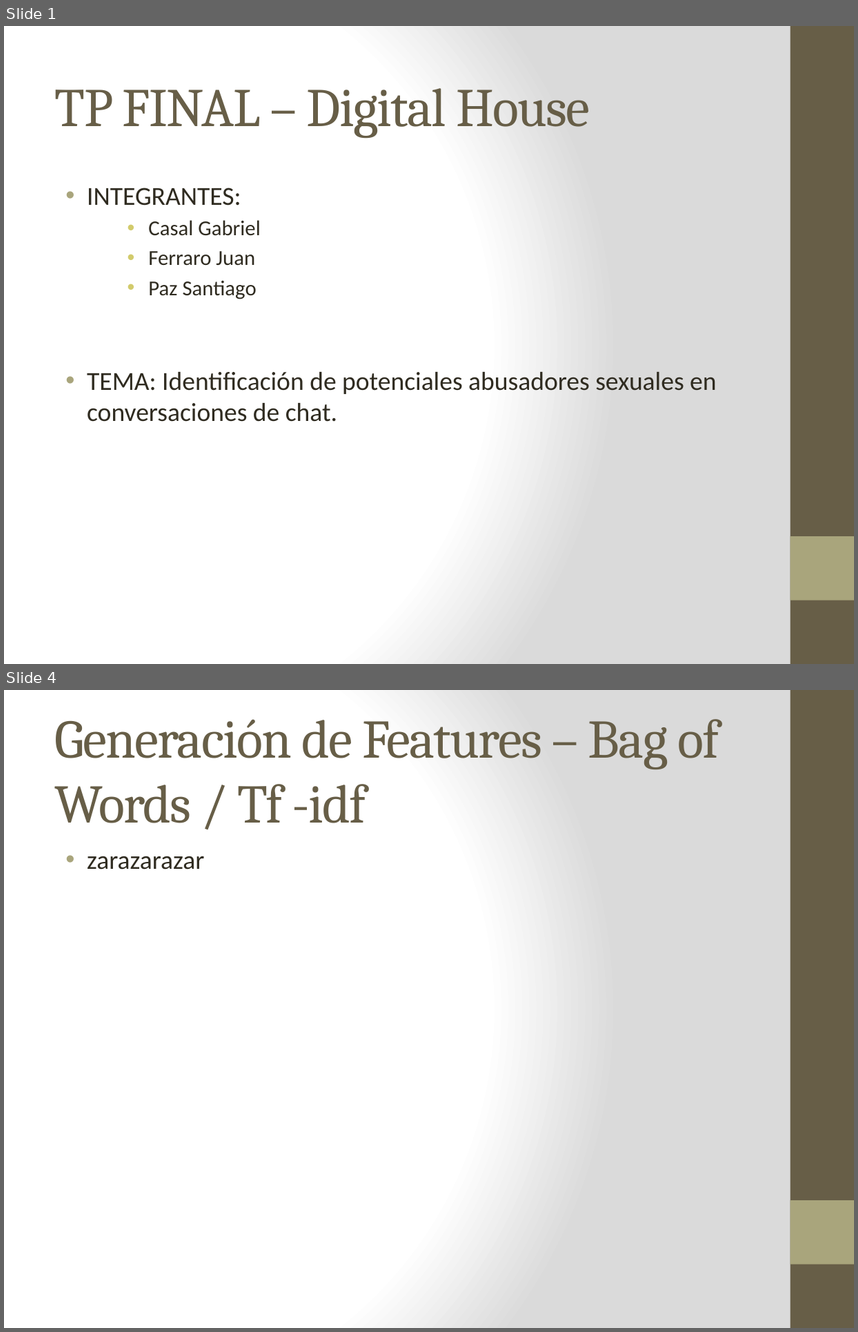
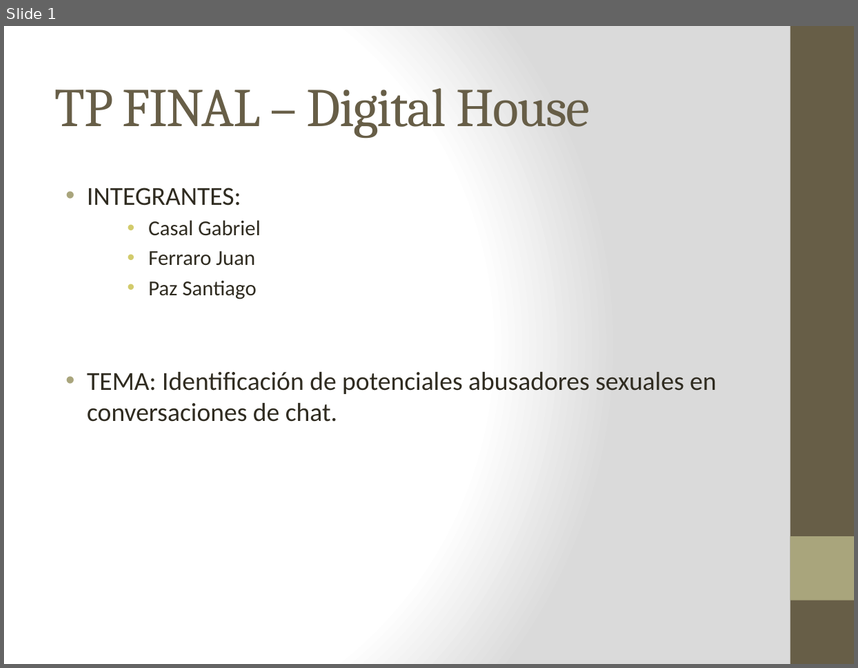
Before and after one commit to GabrielCasal/Digital_House, a slide deck: Tp Final/Presentacion/TP_FINAL_V1.pptx. Shown one above the other, each under a label of ours: slides 1 and 4 before the commit, slide 1 after it; the slides between them are not shown. The pictures are 858x1332 and 858x668 pixels, drawn with LibreOffice and Linux fonts; fonts in the diff are those of the drawing. Boxes give left, top, right and bottom in pixels: in the first picture for what was removed or moved away, otherwise in the second. Text is boxed around its words. In the diff, an @@ line names an element or a change of style, - is before the commit and + after.

```diff
--- a/Tp Final/Presentacion/TP_FINAL_V1.pptx
+++ b/Tp Final/Presentacion/TP_FINAL_V1.pptx
@@ slide 4 removed at [4,690,854,1328], background gradient #FFFFFF to #DADADA; not listed: 2 template elements that a slide beside it also shows @@
@@ title removed at [55,719,720,823] @@
-Generación de Features – Bag of Words / Tf -idf
@@ text removed at [87,856,204,869] @@
-• zarazarazar
```
Also in this commit, not shown: 2 slides changed, 3 slides added, 4 other slides removed, 1 other file.
